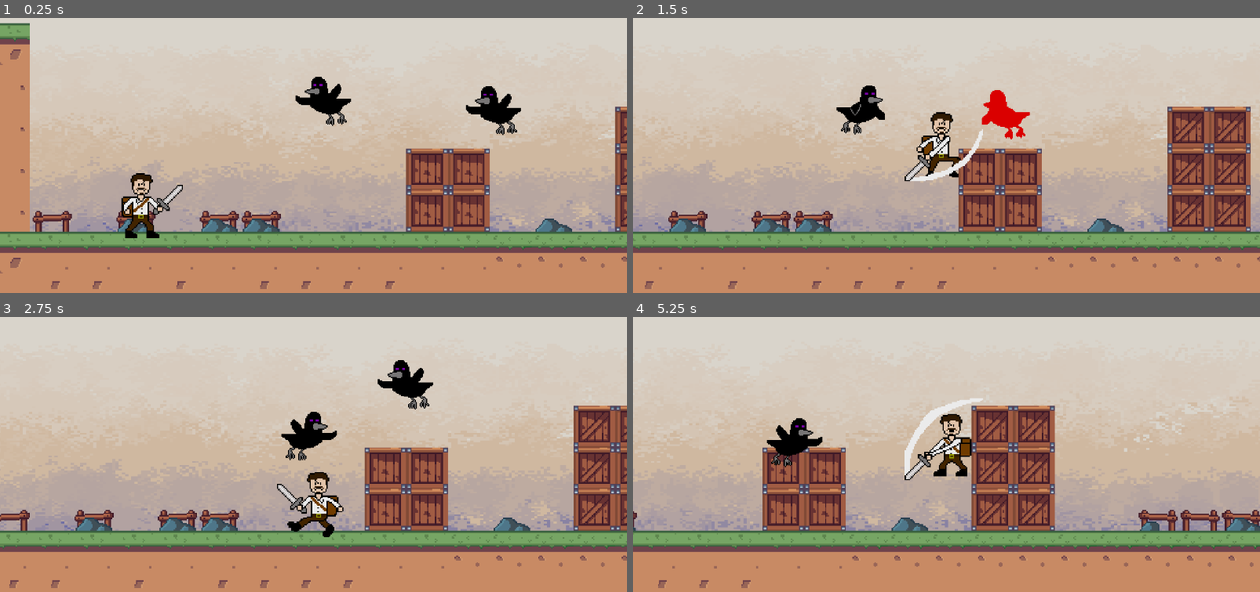
Above: before the commit, frames 1-4 (two rows, left to right).
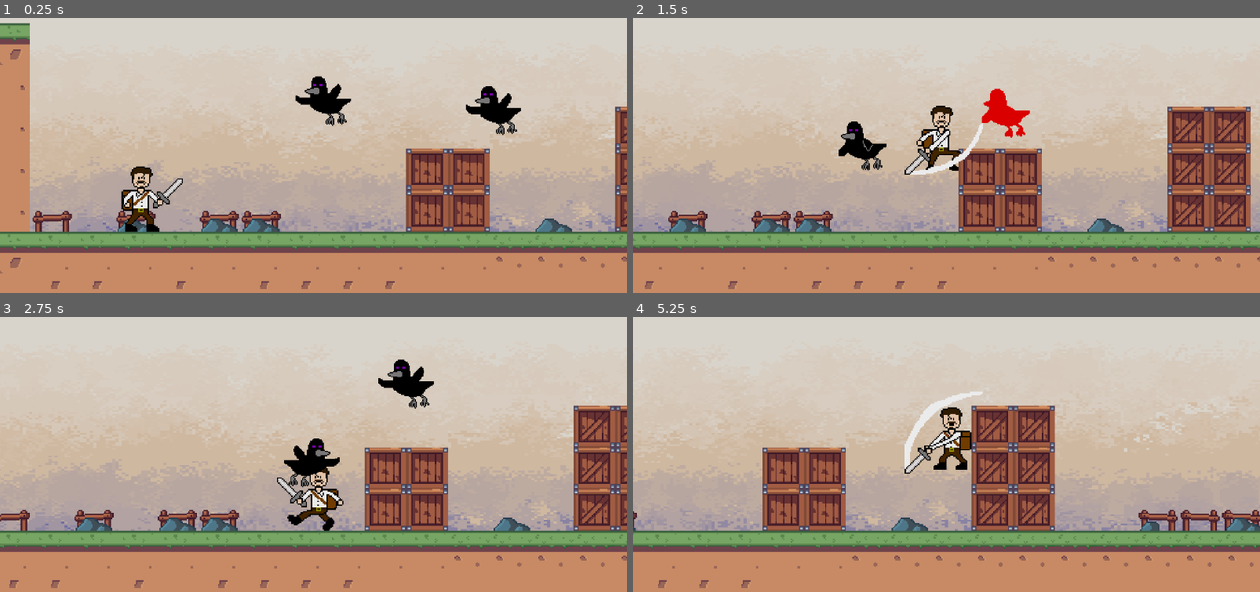
Above: after the commit, the same moments.

Repository: bscott519/ColossalCrisisGame
Game: Godot game, scene res://Scenes/level_1.tscn
The game is run twice, just before and just after one commit, with the same random seed, the same clock (stepped at 60 frames per second) and the same inputs.
Inputs (mouse positions are in pixels of both pictures, inside the frame that each line leads up to):
- Up to frame 1 (0.25 s): no input
- Up to frame 2 (1.5 s): move the mouse to (1084, 100) at 0.52 s; hold D (right) from 0.53 s (still down); click (1084, 100) at 0.6 s; tap Space (jump) at 0.77 s; move the mouse to (821, 133) at 1.27 s; right-click (821, 133) at 1.35 s
- Up to frame 3 (2.75 s): tap Space (jump) at 1.52 s; move the mouse to (376, 339) at 2.02 s; release D (right) at 2.03 s; hold A (left) from 2.03 s (still down); click (376, 339) at 2.1 s
- Up to frame 4 (5.25 s): move the mouse to (915, 487) at 2.77 s; release A (left) at 2.78 s; hold D (right) 2.78-4.28 s; right-click (915, 487) at 2.85 s; tap Space (jump) at 3.02, 3.77, 4.52 s; move the mouse to (1134, 468) at 3.52 s; click (1134, 468) at 3.6 s; move the mouse to (758, 363) at 4.27 s; hold A (left) 4.28-5.03 s; right-click (758, 363) at 4.35 s; move the mouse to (977, 416) at 5.02 s; hold D (right) from 5.03 s (still down); click (977, 416) at 5.1 s

The runs differ from the first frame. In frame 1, 1.3% of the frame differs, in the area x 19-83%, y 21-81%; in frame 2, 2.8%, in the area x 32-64%, y 24-60%; in frame 3, 2.7%; in frame 4, 2.4%.

Commit message:
making colossling

Diff:
--- /dev/null
+++ b/Scenes/colosslings.tscn
@@ -0,0 +1,98 @@
+[gd_scene load_steps=14 format=3 uid="uid://6d3rhne0s8yd"]
+
+[ext_resource type="Texture2D" uid="uid://bapnf131jmdih" path="res://GameArt/TMMEnemyDeath1.png" id="1_jq20u"]
+[ext_resource type="Texture2D" uid="uid://l1yxspaxqyio" path="res://GameArt/TMMEnemyDeath2.png" id="2_6v1sw"]
+[ext_resource type="Texture2D" uid="uid://hcy0hjwm1svq" path="res://GameArt/TMMEnemyDeath3.png" id="3_kqkd3"]
+[ext_resource type="Texture2D" uid="uid://bk7x1cbmim4dt" path="res://GameArt/icon.svg" id="4_5t52r"]
+
+[sub_resource type="AtlasTexture" id="AtlasTexture_vhkha"]
+atlas = ExtResource("1_jq20u")
+region = Rect2(0, 0, 64, 64)
+
+[sub_resource type="AtlasTexture" id="AtlasTexture_f83to"]
+atlas = ExtResource("2_6v1sw")
+region = Rect2(0, 0, 64, 64)
+
+[sub_resource type="AtlasTexture" id="AtlasTexture_tokov"]
+atlas = ExtResource("3_kqkd3")
+region = Rect2(0, 0, 64, 64)
+
+[sub_resource type="AtlasTexture" id="AtlasTexture_5gius"]
+atlas = ExtResource("4_5t52r")
+region = Rect2(32, 32, 32, 32)
+
+[sub_resource type="AtlasTexture" id="AtlasTexture_2mjbt"]
+atlas = ExtResource("4_5t52r")
+region = Rect2(32, 32, 32, 32)
+
+[sub_resource type="AtlasTexture" id="AtlasTexture_wufy6"]
+atlas = ExtResource("4_5t52r")
+region = Rect2(32, 32, 32, 32)
+
+[sub_resource type="AtlasTexture" id="AtlasTexture_3ip6m"]
+atlas = ExtResource("4_5t52r")
+region = Rect2(64, 64, 32, 32)
+
+[sub_resource type="SpriteFrames" id="SpriteFrames_kobry"]
+animations = [{
+"frames": [{
+"duration": 1.0,
+"texture": SubResource("AtlasTexture_vhkha")
+}, {
+"duration": 1.0,
+"texture": SubResource("AtlasTexture_f83to")
+}, {
+"duration": 1.0,
+"texture": SubResource("AtlasTexture_tokov")
+}, {
+"duration": 1.0,
+"texture": null
+}],
+"loop": false,
+"name": &"death",
+"speed": 8.0
+}, {
+"frames": [{
+"duration": 1.0,
+"texture": SubResource("AtlasTexture_5gius")
+}, {
+"duration": 1.0,
+"texture": null
+}, {
+"duration": 1.0,
+"texture": SubResource("AtlasTexture_2mjbt")
+}],
+"loop": false,
+"name": &"hurt",
+"speed": 5.0
+}, {
+"frames": [{
+"duration": 1.0,
+"texture": SubResource("AtlasTexture_wufy6")
+}, {
+"duration": 1.0,
+"texture": SubResource("AtlasTexture_3ip6m")
+}],
+"loop": true,
+"name": &"idle",
+"speed": 5.0
+}, {
+"frames": [],
+"loop": true,
+"name": &"walk",
+"speed": 5.0
+}]
+
+[sub_resource type="CircleShape2D" id="CircleShape2D_ej00d"]
+radius = 16.1245
+
+[node name="colosslings" type="CharacterBody2D"]
+
+[node name="AnimatedSprite2D" type="AnimatedSprite2D" parent="."]
+sprite_frames = SubResource("SpriteFrames_kobry")
+animation = &"walk"
+
+[node name="CollisionShape2D" type="CollisionShape2D" parent="."]
+shape = SubResource("CircleShape2D_ej00d")
+
+[node name="Timer" type="Timer" parent="."]
--- a/Scenes/level_1.tscn
+++ b/Scenes/level_1.tscn
@@ -9,33 +9,100 @@
 texture = ExtResource("1_dkavn")
 texture_region_size = Vector2i(32, 32)
 1:0/0 = 0
+1:0/0/physics_layer_0/linear_velocity = Vector2(0, 0)
+1:0/0/physics_layer_0/angular_velocity = 0.0
 2:0/0 = 0
+2:0/0/physics_layer_0/linear_velocity = Vector2(0, 0)
+2:0/0/physics_layer_0/angular_velocity = 0.0
 3:0/0 = 0
+3:0/0/physics_layer_0/linear_velocity = Vector2(0, 0)
+3:0/0/physics_layer_0/angular_velocity = 0.0
 4:0/0 = 0
+4:0/0/physics_layer_0/linear_velocity = Vector2(0, 0)
+4:0/0/physics_layer_0/angular_velocity = 0.0
 5:0/0 = 0
+5:0/0/physics_layer_0/linear_velocity = Vector2(0, 0)
+5:0/0/physics_layer_0/angular_velocity = 0.0
 6:0/0 = 0
+6:0/0/physics_layer_0/linear_velocity = Vector2(0, 0)
+6:0/0/physics_layer_0/angular_velocity = 0.0
 1:1/0 = 0
+1:1/0/physics_layer_0/linear_velocity = Vector2(0, 0)
+1:1/0/physics_layer_0/angular_velocity = 0.0
+1:1/0/physics_layer_0/polygon_0/points = PackedVector2Array(-16, -16, 16, -16, 16, 16, -16, 16)
 2:1/0 = 0
+2:1/0/physics_layer_0/linear_velocity = Vector2(0, 0)
+2:1/0/physics_layer_0/angular_velocity = 0.0
+2:1/0/physics_layer_0/polygon_0/points = PackedVector2Array(-16, -16, 16, -16, 16, 16, -16, 16)
 3:1/0 = 0
+3:1/0/physics_layer_0/linear_velocity = Vector2(0, 0)
+3:1/0/physics_layer_0/angular_velocity = 0.0
+3:1/0/physics_layer_0/polygon_0/points = PackedVector2Array(-16, -16, 16, -16, 16, 16, -16, 16)
 4:1/0 = 0
+4:1/0/physics_layer_0/linear_velocity = Vector2(0, 0)
+4:1/0/physics_layer_0/angular_velocity = 0.0
+4:1/0/physics_layer_0/polygon_0/points = PackedVector2Array(-16, -16, 16, -16, 16, 16, -16, 16)
 5:1/0 = 0
+5:1/0/physics_layer_0/linear_velocity = Vector2(0, 0)
+5:1/0/physics_layer_0/angular_velocity = 0.0
 6:1/0 = 0
+6:1/0/physics_layer_0/linear_velocity = Vector2(0, 0)
+6:1/0/physics_layer_0/angular_velocity = 0.0
 1:2/0 = 0
+1:2/0/physics_layer_0/linear_velocity = Vector2(0, 0)
+1:2/0/physics_layer_0/angular_velocity = 0.0
+1:2/0/physics_layer_0/polygon_0/points = PackedVector2Array(-16, -16, 16, -16, 16, 16, -16, 16)
 2:2/0 = 0
+2:2/0/physics_layer_0/linear_velocity = Vector2(0, 0)
+2:2/0/physics_layer_0/angular_velocity = 0.0
+2:2/0/physics_layer_0/polygon_0/points = PackedVector2Array(-16, -16, 16, -16, 16, 16, -16, 16)
 3:2/0 = 0
+3:2/0/physics_layer_0/linear_velocity = Vector2(0, 0)
+3:2/0/physics_layer_0/angular_velocity = 0.0
+3:2/0/physics_layer_0/polygon_0/points = PackedVector2Array(-16, -16, 16, -16, 16, 16, -16, 16)
 4:2/0 = 0
+4:2/0/physics_layer_0/linear_velocity = Vector2(0, 0)
+4:2/0/physics_layer_0/angular_velocity = 0.0
+4:2/0/physics_layer_0/polygon_0/points = PackedVector2Array(-16, -16, 16, -16, 16, 16, -16, 16)
 5:2/0 = 0
+5:2/0/physics_layer_0/linear_velocity = Vector2(0, 0)
+5:2/0/physics_layer_0/angular_velocity = 0.0
+5:2/0/physics_layer_0/polygon_0/points = PackedVector2Array(-16, -16, 16, -16, 16, -5.125, -16, -5)
 6:2/0 = 0
+6:2/0/physics_layer_0/linear_velocity = Vector2(0, 0)
+6:2/0/physics_layer_0/angular_velocity = 0.0
+6:2/0/physics_layer_0/polygon_0/points = PackedVector2Array(-16, -16, 16, -16, 16, -5.125, -16, -5)
 1:3/0 = 0
+1:3/0/physics_layer_0/linear_velocity = Vector2(0, 0)
+1:3/0/physics_layer_0/angular_velocity = 0.0
+1:3/0/physics_layer_0/polygon_0/points = PackedVector2Array(-16, -16, 16, -16, 16, 16, -16, 16)
 2:3/0 = 0
+2:3/0/physics_layer_0/linear_velocity = Vector2(0, 0)
+2:3/0/physics_layer_0/angular_velocity = 0.0
+2:3/0/physics_layer_0/polygon_0/points = PackedVector2Array(-16, -16, 16, -16, 16, 16, -16, 16)
 3:3/0 = 0
+3:3/0/physics_layer_0/linear_velocity = Vector2(0, 0)
+3:3/0/physics_layer_0/angular_velocity = 0.0
+3:3/0/physics_layer_0/polygon_0/points = PackedVector2Array(-16, -16, 16, -16, 16, 16, -16, 16)
 4:3/0 = 0
+4:3/0/physics_layer_0/linear_velocity = Vector2(0, 0)
+4:3/0/physics_layer_0/angular_velocity = 0.0
+4:3/0/physics_layer_0/polygon_0/points = PackedVector2Array(-16, -16, 16, -16, 16, 16, -16, 16)
 6:3/0 = 0
+6:3/0/physics_layer_0/linear_velocity = Vector2(0, 0)
+6:3/0/physics_layer_0/angular_velocity = 0.0
 4:4/0 = 0
+4:4/0/physics_layer_0/linear_velocity = Vector2(0, 0)
+4:4/0/physics_layer_0/angular_velocity = 0.0
+4:4/0/physics_layer_0/polygon_0/points = PackedVector2Array(-16, -16, 16, -16, 16, 16, -16, 16)
 6:4/0 = 0
+6:4/0/physics_layer_0/linear_velocity = Vector2(0, 0)
+6:4/0/physics_layer_0/angular_velocity = 0.0
+6:4/0/physics_layer_0/polygon_0/points = PackedVector2Array(-16, 5.125, 16, 5.25, 16, 16, -16, 16)
 
 [sub_resource type="TileSet" id="TileSet_olkdc"]
 tile_size = Vector2i(32, 32)
+physics_layer_0/collision_layer = 1
 sources/0 = SubResource("TileSetAtlasSource_biuay")
 
 [sub_resource type="RectangleShape2D" id="RectangleShape2D_1tpem"]
